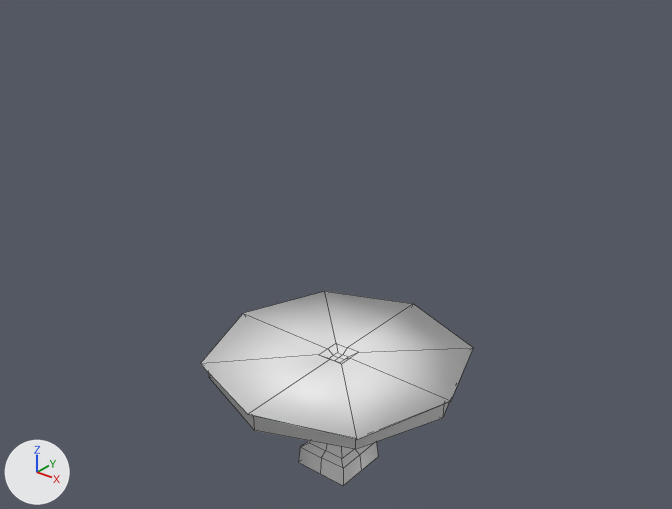
One commit to the FBX model Assets/Models/Table.fbx: the scene before it, then after it.
Both versions are drawn from a camera (50 mm lens) standing at (3.76, -4.74, 4.76) and looking at (-0.05, 0.03, 1.81). The lights are fixed; the arrows at lower left show +X, +Y and +Z. The picture after the commit comes second. Mesh edges are drawn as thin lines. Materials are left out; every surface is plain grey. Where no turn or scale is listed for an object, it has been applied to the vertices.

The scene before the commit, as lines of its bpy script (objects in view):
```python
me_table = bpy.data.meshes.new('Table')
me_table.from_pydata(...)  # 113 vertices, 108 faces; spans x -1.0..1.0, y -1.0..1.0, z 0.0..1.0
ob_table = bpy.data.objects.new('Table', me_table)
ob_table.location = (0.0, 0.0, 0.0)
```
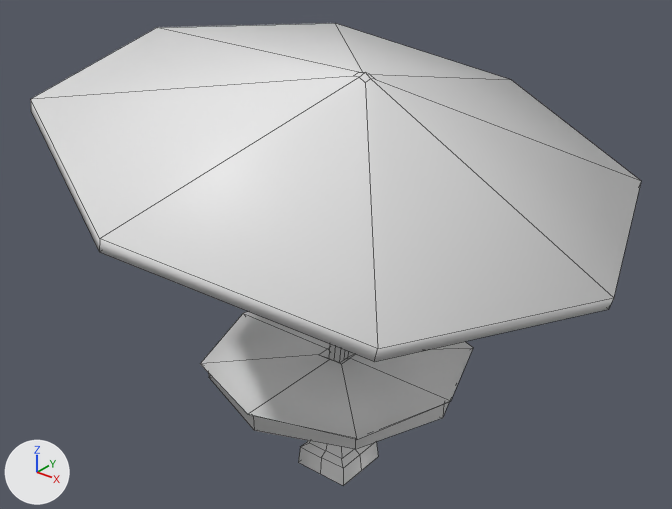
Pixel boxes [x1, y1, x2, y2] of what changed, in the pictures (672 x 509 px):
'Table', reshaped (123% wider, 137% taller): before [200, 291, 473, 486]; after [31, 23, 641, 486]
part 1 of me_table, built on: before [330, 353, 348, 363]; after [31, 23, 641, 363]

The change in detail:
me_table is used by ob_table; location (0.0, 0.0, 0.0).
me_table had 113 vertices, 108 faces and spanned x -1.0..1.0, y -1.0..1.0, z 0.0..1.0.
me_table now has 145 vertices, 140 faces and spans x -1.9..2.07, y -2.03..2.04, z 0.0..3.21.
Part 1, on me_table:
1 vertex is removed from x 0.0, y 0.0, z 0.96.
4 faces are deleted.
33 vertices are added at x -1.9..2.07, y -2.03..2.04, z 2.14..3.21.
36 new faces join them.
